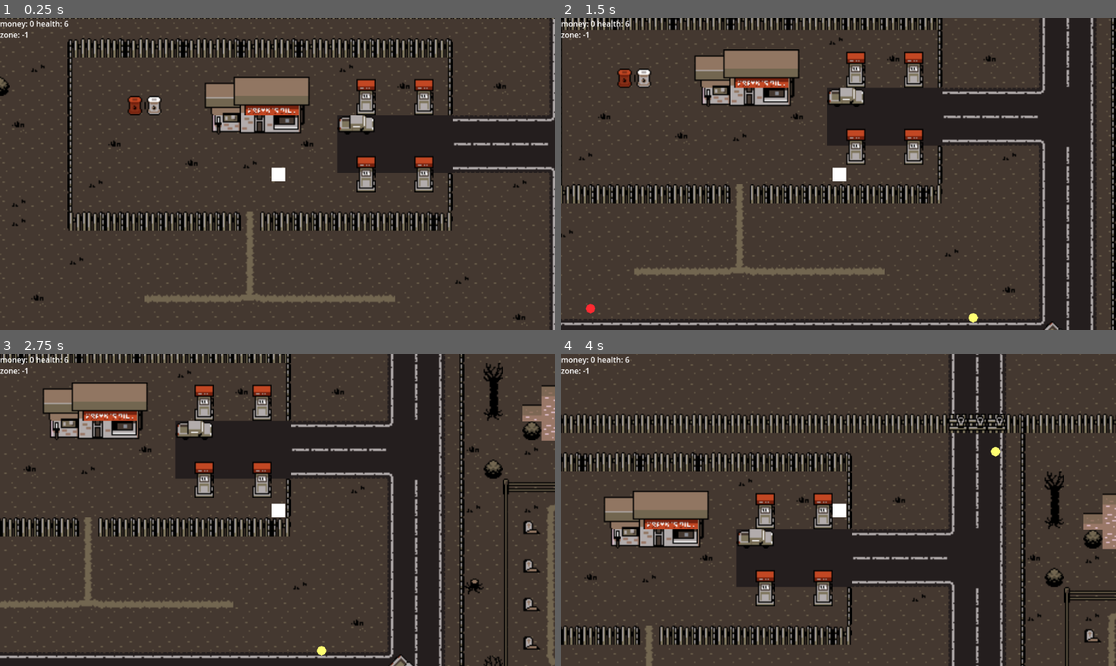
Above: before the commit, frames 1-4 (two rows, left to right).
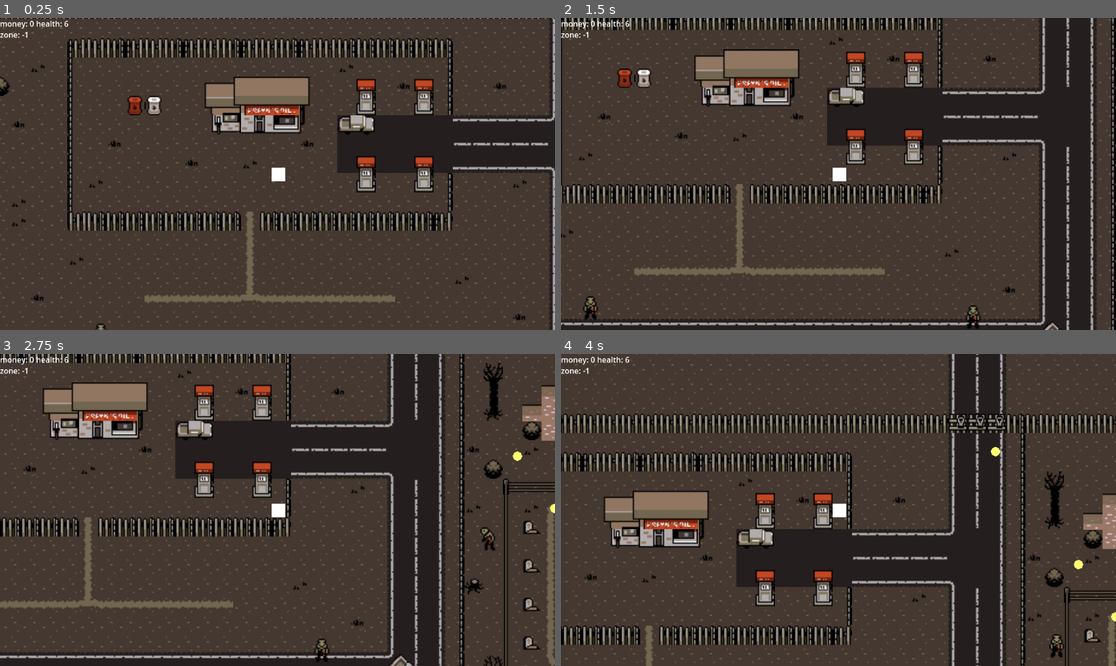
Above: after the commit, the same moments.

Repository: textstack/gamejam24
Game: Godot game, scene res://areas/main.tscn
Two runs of this game, one before a commit and one after it. Both use one fixed random seed, a clock stepped at 60 frames per second and the inputs below.
Inputs:
- Up to frame 1 (0.25 s): no input
- Up to frame 2 (1.5 s): tap Enter at 0.5 s; hold D (Right) 0.53-1.28 s; hold E (interact) 0.53-1.28 s; hold S (Down) from 1.28 s (still down); tap E (interact) at 1.35 s
- Up to frame 3 (2.75 s): tap Space at 2 s; release S (Down) at 2.03 s; hold D (Right) from 2.03 s (still down); hold E (interact) from 2.03 s (still down)
- Up to frame 4 (4 s): release D (Right) at 2.78 s; release E (interact) at 2.78 s; hold W (Up) 2.78-3.53 s; tap E (interact) at 2.85 s; hold A (Left) from 3.53 s (still down); hold E (interact) from 3.53 s (still down)

The runs differ from the first frame. In frame 1, less than 0.1% of the frame differs, in the area x 17-20%, y 97-100%; in frame 2, 0.2%; in frame 3, 0.3%, in the area x 56-100%, y 31-99%; in frame 4, 0.2%.

Commit message:
zombie sprites

Diff:
--- a/areas/main.gd
+++ b/areas/main.gd
@@ -18,7 +18,7 @@
 func spawnObject(type, frac):
 	var inst = type.instantiate()
 	var zone = randi_range(0, 2)
-	var point = getRandomPlace(zone, frac)
+	var point = getRandomPlace(zone, frac + zone * 0.1)
 
 	if not point:
 		return
--- a/objects/enemy.gd
+++ b/objects/enemy.gd
@@ -17,6 +17,41 @@
 var doWander = false
 var wanderVel
 var wanderCurl
+
+
+func animate(speed):
+	if speed < 0.1:
+		$Sprite.play("default")
+		return
+
+	var min = speed * 40
+
+	if velocity.length() <= min:
+		animate(speed / 2.0)
+		return
+
+	if velocity.x > min:
+		$Sprite.flip_h = true
+		$Sprite.play("walk_west", speed)
+		return
+
+	$Sprite.flip_h = false
+
+	if velocity.x < -min:
+		$Sprite.play("walk_west", speed)
+		return
+
+	if velocity.y > min:
+		$Sprite.play("walk_south", speed)
+		return
+
+	if velocity.y < -min:
+		$Sprite.play("walk_north", speed)
+		return
+
+
+func _process(_delta: float) -> void:
+	animate(1)
 
 
 func die():
--- a/objects/enemy.tscn
+++ b/objects/enemy.tscn
@@ -1,14 +1,130 @@
-[gd_scene load_steps=5 format=3 uid="uid://duqtigcbefxlc"]
+[gd_scene load_steps=20 format=3 uid="uid://duqtigcbefxlc"]
 
 [ext_resource type="Script" path="res://objects/enemy.gd" id="1_qmhxg"]
+[ext_resource type="Texture2D" uid="uid://c6wkf22h7o34i" path="res://art/zombies/skinny_zombie/skinny_zombie_walking.png" id="2_ov72f"]
 
-[sub_resource type="CircleShape2D" id="CircleShape2D_meyah"]
+[sub_resource type="CapsuleShape2D" id="CapsuleShape2D_wp0gl"]
+radius = 15.0
 
 [sub_resource type="CircleShape2D" id="CircleShape2D_820nc"]
 radius = 200.0
 
 [sub_resource type="CircleShape2D" id="CircleShape2D_hs8et"]
 radius = 60.0
+
+[sub_resource type="AtlasTexture" id="AtlasTexture_lg8hw"]
+atlas = ExtResource("2_ov72f")
+region = Rect2(0, 0, 12, 21)
+
+[sub_resource type="AtlasTexture" id="AtlasTexture_ulm4x"]
+atlas = ExtResource("2_ov72f")
+region = Rect2(72, 0, 12, 21)
+
+[sub_resource type="AtlasTexture" id="AtlasTexture_tj560"]
+atlas = ExtResource("2_ov72f")
+region = Rect2(84, 0, 12, 21)
+
+[sub_resource type="AtlasTexture" id="AtlasTexture_xehi4"]
+atlas = ExtResource("2_ov72f")
+region = Rect2(72, 0, 12, 21)
+
+[sub_resource type="AtlasTexture" id="AtlasTexture_qdume"]
+atlas = ExtResource("2_ov72f")
+region = Rect2(96, 0, 12, 21)
+
+[sub_resource type="AtlasTexture" id="AtlasTexture_4a258"]
+atlas = ExtResource("2_ov72f")
+region = Rect2(0, 0, 12, 21)
+
+[sub_resource type="AtlasTexture" id="AtlasTexture_q4cvn"]
+atlas = ExtResource("2_ov72f")
+region = Rect2(12, 0, 12, 21)
+
+[sub_resource type="AtlasTexture" id="AtlasTexture_vcatp"]
+atlas = ExtResource("2_ov72f")
+region = Rect2(0, 0, 12, 21)
+
+[sub_resource type="AtlasTexture" id="AtlasTexture_tw4cp"]
+atlas = ExtResource("2_ov72f")
+region = Rect2(24, 0, 12, 21)
+
+[sub_resource type="AtlasTexture" id="AtlasTexture_ne5s1"]
+atlas = ExtResource("2_ov72f")
+region = Rect2(36, 0, 12, 21)
+
+[sub_resource type="AtlasTexture" id="AtlasTexture_dobfg"]
+atlas = ExtResource("2_ov72f")
+region = Rect2(48, 0, 12, 21)
+
+[sub_resource type="AtlasTexture" id="AtlasTexture_jmwar"]
+atlas = ExtResource("2_ov72f")
+region = Rect2(36, 0, 12, 21)
+
+[sub_resource type="AtlasTexture" id="AtlasTexture_46an5"]
+atlas = ExtResource("2_ov72f")
+region = Rect2(60, 0, 12, 21)
+
+[sub_resource type="SpriteFrames" id="SpriteFrames_4nrak"]
+animations = [{
+"frames": [{
+"duration": 1.0,
+"texture": SubResource("AtlasTexture_lg8hw")
+}],
+"loop": true,
+"name": &"default",
+"speed": 5.0
+}, {
+"frames": [{
+"duration": 1.0,
+"texture": SubResource("AtlasTexture_ulm4x")
+}, {
+"duration": 1.0,
+"texture": SubResource("AtlasTexture_tj560")
+}, {
+"duration": 1.0,
+"texture": SubResource("AtlasTexture_xehi4")
+}, {
+"duration": 1.0,
+"texture": SubResource("AtlasTexture_qdume")
+}],
+"loop": true,
+"name": &"walk_north",
+"speed": 8.0
+}, {
+"frames": [{
+"duration": 1.0,
+"texture": SubResource("AtlasTexture_4a258")
+}, {
+"duration": 1.0,
+"texture": SubResource("AtlasTexture_q4cvn")
+}, {
+"duration": 1.0,
+"texture": SubResource("AtlasTexture_vcatp")
+}, {
+"duration": 1.0,
+"texture": SubResource("AtlasTexture_tw4cp")
+}],
+"loop": true,
+"name": &"walk_south",
+"speed": 8.0
+}, {
+"frames": [{
+"duration": 1.0,
+"texture": SubResource("AtlasTexture_ne5s1")
+}, {
+"duration": 1.0,
+"texture": SubResource("AtlasTexture_dobfg")
+}, {
+"duration": 1.0,
+"texture": SubResource("AtlasTexture_jmwar")
+}, {
+"duration": 1.0,
+"texture": SubResource("AtlasTexture_46an5")
+}],
+"loop": true,
+"name": &"walk_west",
+"speed": 8.0
+}]
 
 [node name="Enemy" type="CharacterBody2D" groups=["TrackingEnemy"]]
 collision_layer = 3
@@ -18,9 +134,10 @@
 script = ExtResource("1_qmhxg")
 
 [node name="CollisionShape2D" type="CollisionShape2D" parent="."]
-shape = SubResource("CircleShape2D_meyah")
+shape = SubResource("CapsuleShape2D_wp0gl")
 
 [node name="Polygon2D" type="Polygon2D" parent="."]
+visible = false
 color = Color(1, 0.164706, 0.192157, 1)
 polygon = PackedVector2Array(0, -10, 7, -7, 10, 0, 7, 7, 0, 10, -7, 7, -10, 0, -7, -7)
 
@@ -49,6 +166,11 @@
 wait_time = 2.0
 autostart = true
 
+[node name="Sprite" type="AnimatedSprite2D" parent="."]
+scale = Vector2(3, 3)
+sprite_frames = SubResource("SpriteFrames_4nrak")
+animation = &"walk_south"
+
 [connection signal="body_entered" from="Sight" to="." method="_on_sight_body_entered"]
 [connection signal="body_exited" from="Sight" to="." method="_on_sight_body_exited"]
 [connection signal="body_entered" from="MoveAway" to="." method="_on_move_away_body_entered"]
Binary file changed: art/zombies/skinny_zombie/skinny_zombie_walking.png
